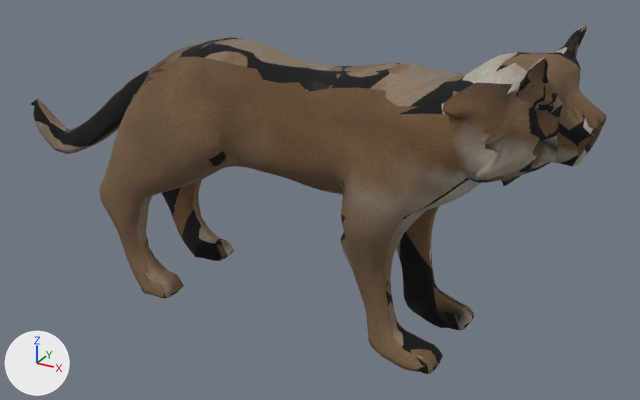
The glTF model public/assets/wildlife/cougar.glb, before and after one commit.
Both versions are drawn from a camera (50 mm lens) standing at (1.307, -2.099, 1.416) and looking at (0.134, 0.034, 0.35). Every picture has the same lights, and +X, +Y and +Z are marked at lower left. The picture after the commit comes second. Where no turn or scale is listed for an object, it has been applied to the vertices. Vertices at exactly the same position are counted once.

Before the edit, the objects in view are built like this:
```python
me_wolf = bpy.data.meshes.new('Wolf')
me_wolf.from_pydata(...)  # 2152 vertices, 4300 faces; spans x -0.99..0.93, y -0.23..0.24, z 0.0..0.91
me_wolf.materials.append(mat_natural_coat___painted_vertices)
ob_wolf = bpy.data.objects.new('Wolf', me_wolf)
ob_wolf.location = (0.0, 0.0, 0.003)
```
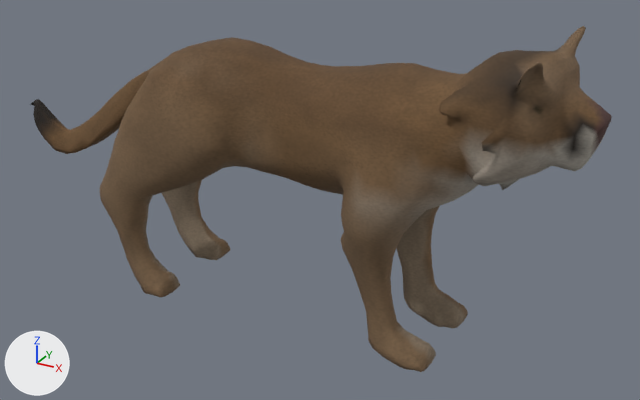
What differs and where, as boxes [x1, y1, x2, y2] in the pictures (640 x 400 px; the box of a moved part takes in the faces that stretch with it):
'Wolf', reshaped, surface changed
    before: [31, 26, 607, 374]
    after: [31, 26, 612, 372]
part 1 of me_wolf, moved or reshaped
    before: [443, 26, 607, 186]
    after: [439, 26, 612, 190]
part 2 of me_wolf, moved or reshaped
    before: [399, 296, 474, 374]
    after: [399, 295, 468, 372]
part 3 of me_wolf, moved or reshaped
    before: [151, 237, 234, 298]
    after: [151, 237, 230, 297]
part 4 of me_wolf, surface changed
    both: [33, 26, 607, 372]

Edits to the bpy script that builds the scene:
```text
Change me_wolf:
    used by ob_wolf; location = (0.0, 0.0, 0.003)
    remove me_wolf.from_pydata(...)  # 2152 vertices, 4300 faces; spans x -0.99..0.93, y -0.23..0.24, z 0.0..0.91
    add me_wolf.from_pydata(...)  # 2152 vertices, 4300 faces; spans x -0.99..0.94, y -0.23..0.24, z 0.0..0.91
    me_wolf part 1: 425 of the vertices in x 0.58..0.93, y -0.22..0.22, z 0.52..0.91 are scaled about their middle by (1.04, 1.07, 1.02)
    me_wolf part 2: 70 of the vertices in x 0.53..0.6, y -0.19..0.19, z 0.0..0.05 are scaled about their middle by (0.782, 0.999, 1), then moved by (-0.01, 0.0, 0.0)
    me_wolf part 3: all 52 vertices in x -0.32..-0.29, y -0.2..0.2, z 0.0..0.06 are moved by (-0.01, 0.0, 0.0)
    me_wolf part 4: texture (UV) coordinates of 4300 of 4300 faces, centred in x -0.98..0.93, y -0.23..0.23, z 0.0..0.91, changed; they spanned u 0.01..0.99, v 0.01..0.99 and now span u 0.01..0.99, v 0.01..0.99
```
